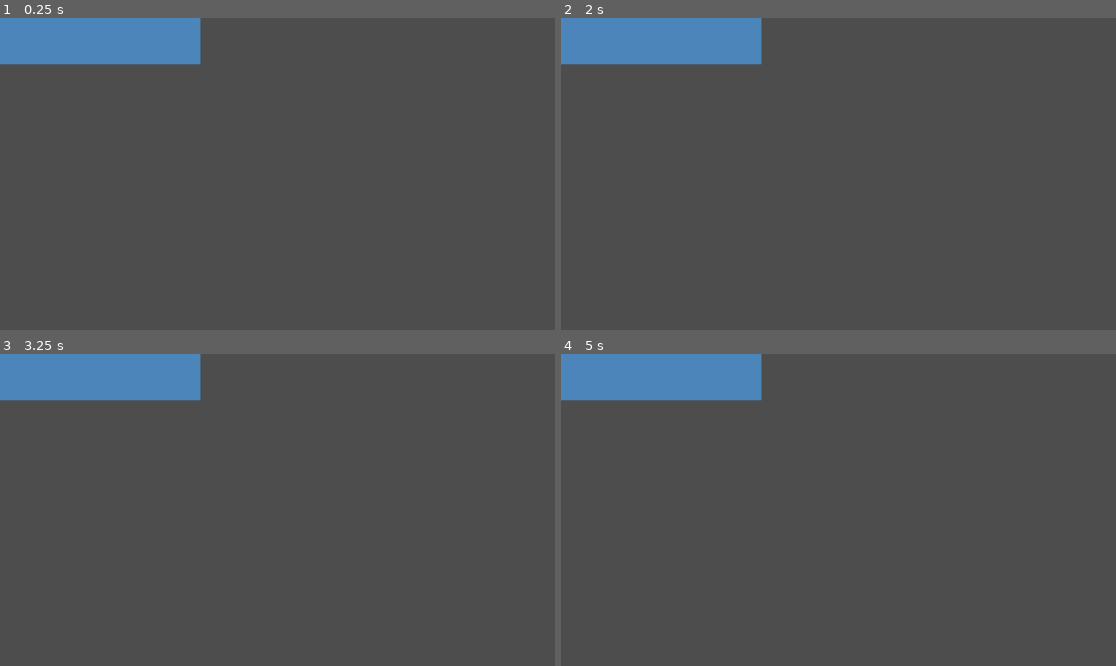
Above: before the commit, frames 1-4 (two rows, left to right).
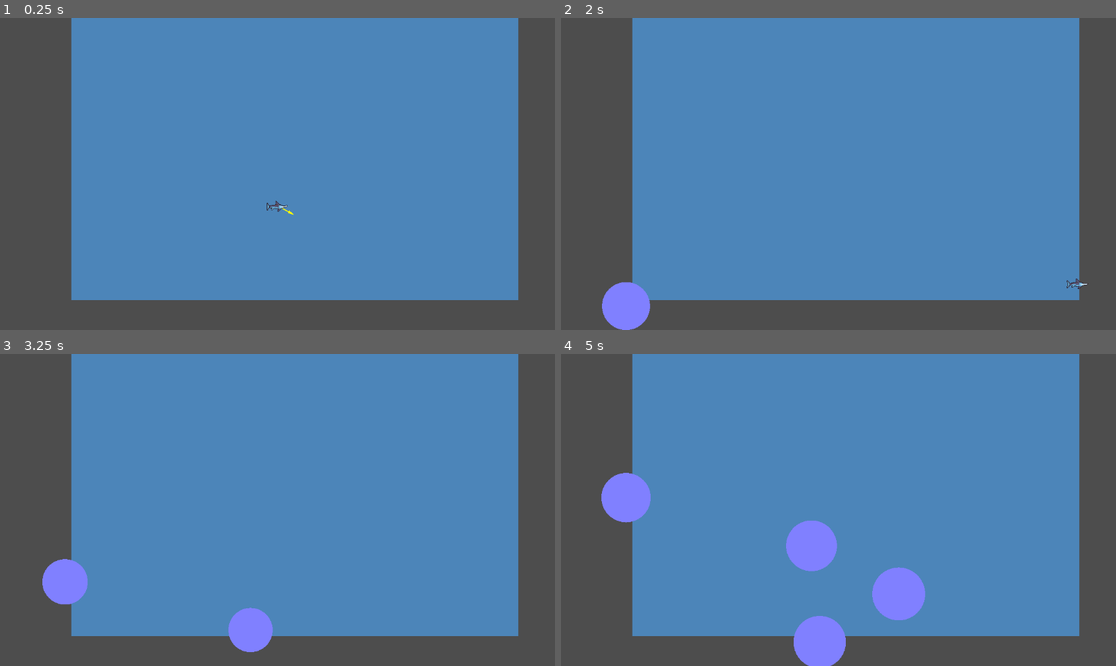
Above: after the commit, the same moments.

Repository: sondreln/GGJ2025
Game: Godot game, scene res://scenes/main_scene.tscn
Same seed, same stepped clock (60 frames per second), same inputs: the game is played once before the commit and once after it.
Inputs:
- Up to frame 1 (0.25 s): no input
- Up to frame 2 (2 s): tap Enter at 0.5 s; tap Space at 0.6, 0.77, 1.07, 1.35, 1.52, 1.82 s
- Up to frame 3 (3.25 s): tap Space at 2.1, 2.85, 3.02 s
- Up to frame 4 (5 s): tap Space at 3.32, 3.6, 3.77, 4.07, 4.35, 4.52, 4.82 s

The runs differ from the first frame. In frame 1, 71% of the frame differs, in the area x 0-94%, y 0-91%; in frame 2, 72%; in frame 3, 72%; in frame 4, 73%, in the area x 0-94%, y 0-100%.

Commit message:
swordfish and bubbles

Diff:
--- a/scenes/main_scene.tscn
+++ b/scenes/main_scene.tscn
@@ -1,6 +1,8 @@
-[gd_scene load_steps=4 format=4 uid="uid://cxpgn18h3a26b"]
+[gd_scene load_steps=6 format=4 uid="uid://cxpgn18h3a26b"]
 
+[ext_resource type="Script" path="res://scripts/main_scene.gd" id="1_415q1"]
 [ext_resource type="Texture2D" uid="uid://raib2800y3ik" path="res://assets/sprites/world_tileset.png" id="1_rdbjr"]
+[ext_resource type="PackedScene" uid="uid://kf4udxsvf2bo" path="res://scenes/Swordfish.tscn" id="3_phmej"]
 
 [sub_resource type="TileSetAtlasSource" id="TileSetAtlasSource_l33de"]
 texture = ExtResource("1_rdbjr")
@@ -136,7 +138,13 @@
 sources/0 = SubResource("TileSetAtlasSource_l33de")
 
 [node name="Node2D" type="Node2D"]
+script = ExtResource("1_415q1")
 
 [node name="TileMapLayer" type="TileMapLayer" parent="."]
+z_index = -1
+position = Vector2(660, 490)
 tile_map_data = PackedByteArray("AAD9//3/AAAGAAoAAAD9//7/AAAGAAoAAAD9////AAAGAAoAAAD+////AAAGAAoAAAD/////AAAGAAoAAAAAAP …(134480 unchanged characters)…
 tile_set = SubResource("TileSet_t2uuo")
+
+[node name="Swordfish" parent="." instance=ExtResource("3_phmej")]
+position = Vector2(576, 390)
--- /dev/null
+++ b/scripts/main_scene.gd
@@ -0,0 +1,99 @@
+extends Node2D
+
+# Bubble settings
+var bubbles = []
+var bubble_spawn_interval = 1.0
+var bubble_spawn_timer = 0.0
+var bubble_speed = 100.0
+
+# Circle radii
+var base_radius = 50
+var pulse_amplitude = 5
+var pulse_speed = 2.0
+
+# Swordfish (player)
+var swordfish: CharacterBody2D
+var dash_speed = 800.0
+var dashing = false
+var dash_target = Vector2()
+
+# Arrow settings
+var arrow_angle = 0.0
+var arrow_speed = 2.0 # Rotation speed in radians per second
+
+# Time accumulator for animations
+var time = 0.0
+
+func _ready():
+	set_process(true)
+	# Reference the Swordfish node
+	swordfish = $Swordfish
+
+func _process(delta):
+	time += delta
+
+	# Update bubbles
+	bubble_spawn_timer += delta
+	if bubble_spawn_timer >= bubble_spawn_interval:
+		bubble_spawn_timer = 0.0
+		spawn_bubble()
+
+	for bubble in bubbles:
+		bubble["position"].y -= bubble_speed * delta
+		if bubble["position"].y < -base_radius:
+			bubbles.erase(bubble)
+
+	if not dashing:
+		# Rotate the arrow around the swordfish
+		arrow_angle += arrow_speed * delta
+	else:
+		# Dash the swordfish
+		var direction = (dash_target - swordfish.position).normalized()
+		swordfish.position += direction * dash_speed * delta
+		if swordfish.position.distance_to(dash_target) < 5.0:
+			swordfish.position = dash_target
+			dashing = false
+
+	# Check for collisions
+	check_collisions()
+
+	# Request a redraw of the scene
+	queue_redraw()
+
+func spawn_bubble():
+	# Spawn a new bubble at a random horizontal position at the bottom
+	var position = Vector2(randi() % 800, 600)
+	bubbles.append({"position": position, "time_offset": randi() % 100 / 100.0})
+
+func check_collisions():
+	for bubble in bubbles:
+		if swordfish.position.distance_to(bubble["position"]) < base_radius + 10: # Adjust radius if needed
+			print("Game Over!")
+			get_tree().reload_current_scene()
+
+func _input(event):
+	if event is InputEventKey and event.pressed and event.keycode == KEY_SPACE:
+		if not dashing:
+			# Start a dash in the arrow's direction
+			var arrow_direction = Vector2(cos(arrow_angle), sin(arrow_angle))
+			dash_target = swordfish.position + arrow_direction * 200 # Dash distance
+			dashing = true
+
+func _draw():
+	# Draw bubbles
+	for bubble in bubbles:
+		var radius = base_radius + sin((time + bubble["time_offset"]) * pulse_speed) * pulse_amplitude
+		draw_circle(bubble["position"], radius, Color(0.5, 0.5, 1))
+
+	# Draw the rotating arrow
+	if not dashing:
+		var arrow_position = swordfish.position + Vector2(cos(arrow_angle), sin(arrow_angle)) * 30
+		draw_line(swordfish.position, arrow_position, Color(1, 1, 0), 2)
+		draw_triangle(arrow_position, 10, arrow_angle)
+
+func draw_triangle(position, size, rotation):
+	# Helper function to draw a triangular arrow
+	var p1 = position + Vector2(cos(rotation), sin(rotation)) * size
+	var p2 = position + Vector2(cos(rotation + 2.5), sin(rotation + 2.5)) * size * 0.5
+	var p3 = position + Vector2(cos(rotation - 2.5), sin(rotation - 2.5)) * size * 0.5
+	draw_polygon([p1, p2, p3], [Color(1, 1, 0)])
